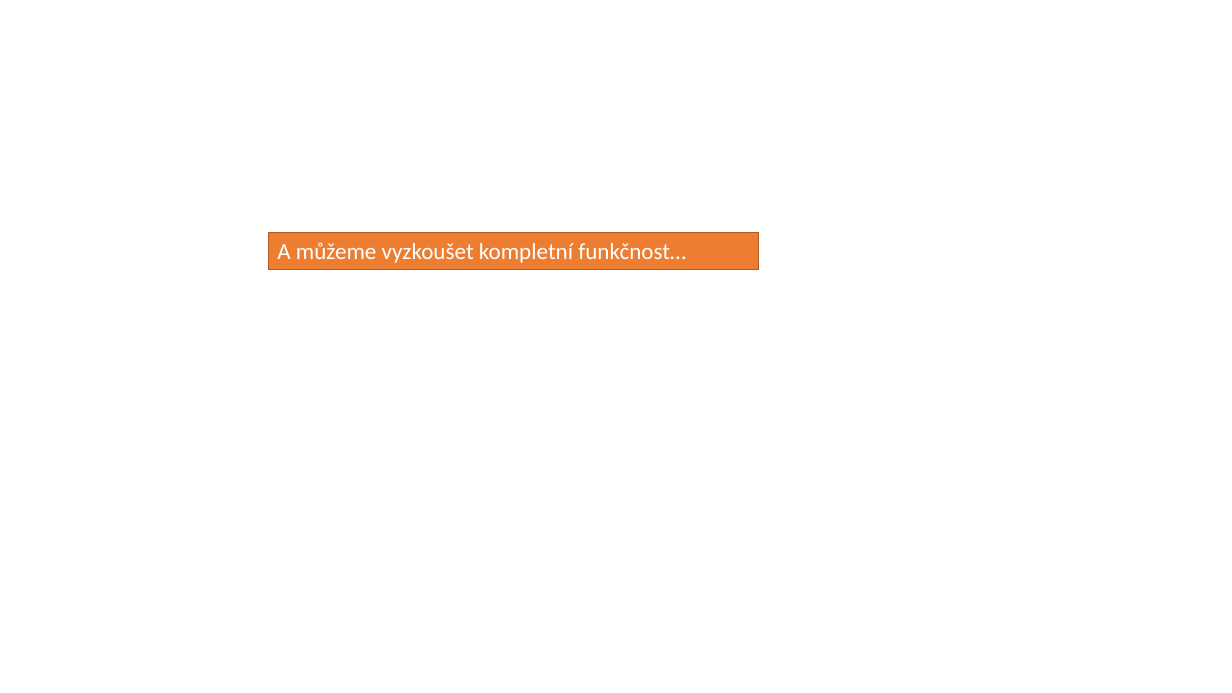
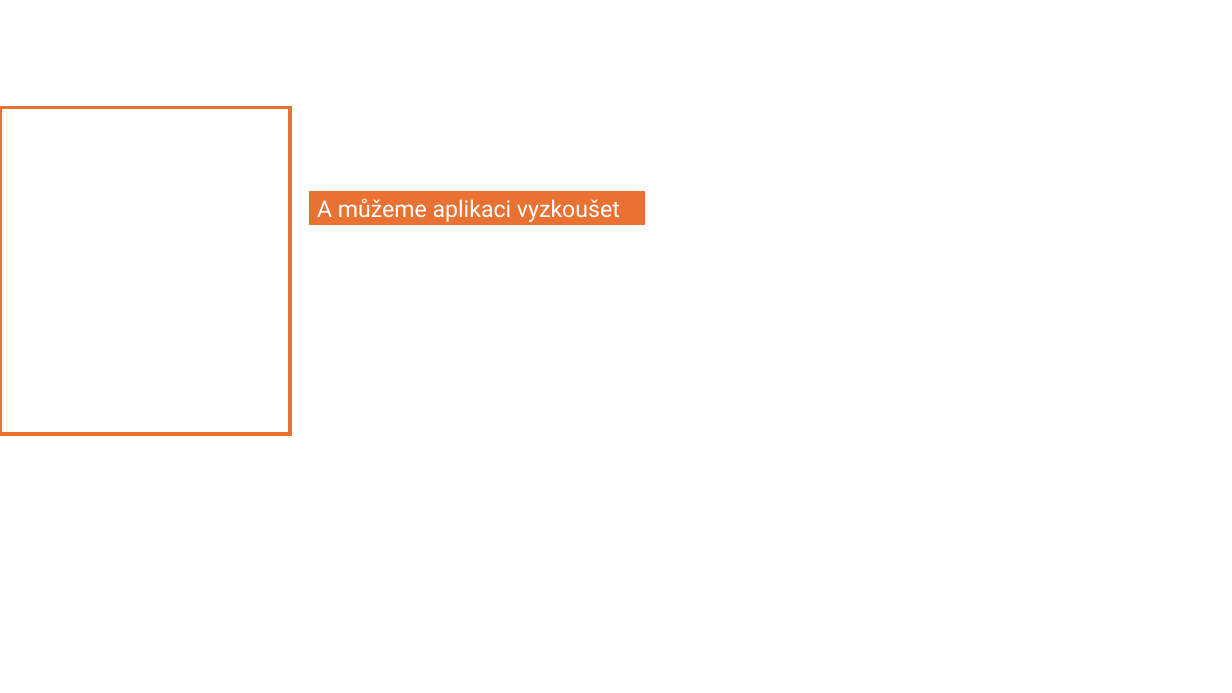
Before and after one commit to 4iz278/cviceni, a slide deck: slide 16 of 03-soubory/prezentace-knihanavstev.pptx (slide 21 before the commit). Drawn at 1232x693 pixels with LibreOffice and Linux fonts; fonts in the diff are those of the drawing; background and template pictures are left out. Boxes give left, top, right and bottom in pixels: in the first picture for what was removed or moved away, otherwise in the second. Text is boxed around its words. In the diff, an @@ line names an element or a change of style, - is before the commit and + after.

```diff
--- a/03-soubory/prezentace-knihanavstev.pptx
+++ b/03-soubory/prezentace-knihanavstev.pptx
@@ rectangle added at (x1=0, y1=107, x2=290, y2=433), outline #E97132 3 pt @@
@@ rectangle "A můžeme aplikaci vyzkoušet ☺" resized from (x1=268, y1=232, x2=758, y2=269) to (x1=308, y1=189, x2=647, y2=226) @@
@@ rectangle "A můžeme aplikaci vyzkoušet ☺" at (x1=308, y1=189, x2=647, y2=226): fill #ED7D31 to #E97132; outline #AF5C24 1 pt to #FFFFFF 2 pt @@
@@ text in rectangle at (x1=317, y1=198, x2=620, y2=222): text changed; font Calibri to Roboto @@
-A můžeme vyzkoušet kompletní funkčnost…
+A můžeme aplikaci vyzkoušet ☺
```
Also in this commit, not shown: 1 other slide changed, 14 slides added, 19 slides removed, 2 other files.
